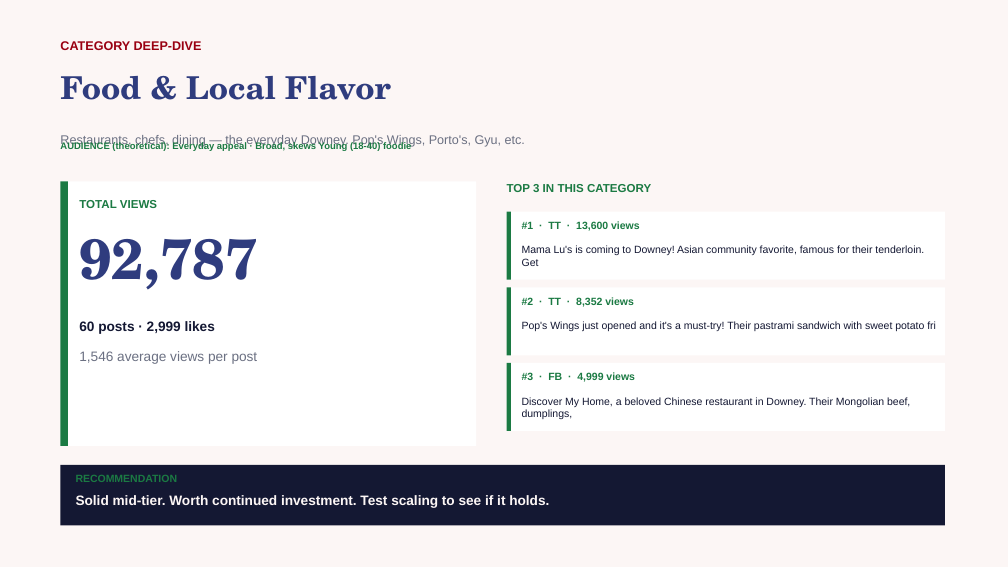
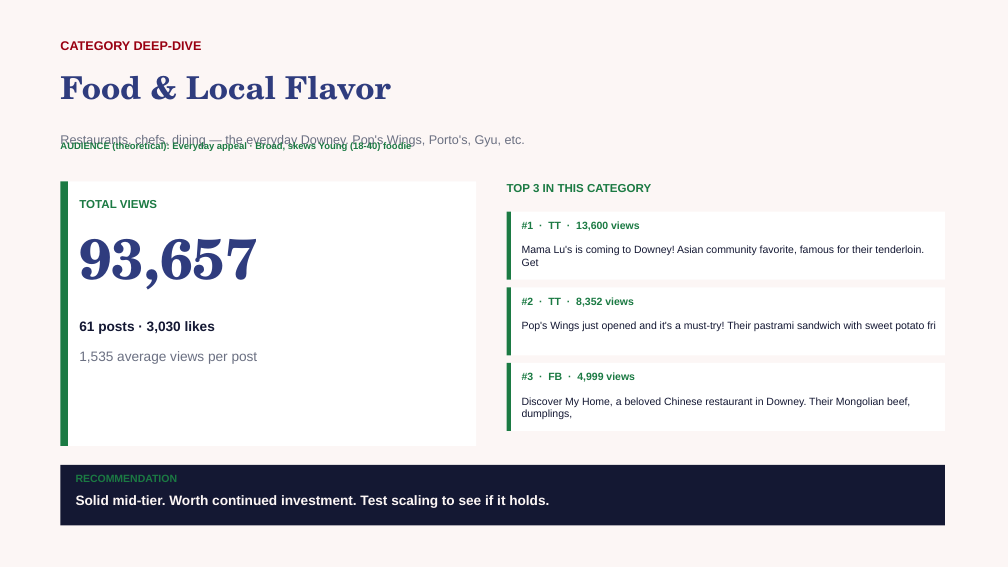
Before and after one commit to zvmmer/talking-downey-kpis, a slide deck: slide 5 of SPONSOR_CONTENT_REPORT.pptx. Drawn at 1008x567 pixels with LibreOffice and Linux fonts; fonts in the diff are those of the drawing. Boxes give left, top, right and bottom in pixels: in the first picture for what was removed or moved away, otherwise in the second. Text is boxed around its words. In the diff, an @@ line names an element or a change of style, - is before the commit and + after.

```diff
--- a/SPONSOR_CONTENT_REPORT.pptx
+++ b/SPONSOR_CONTENT_REPORT.pptx
@@ text at <box>79,239,257,290</box>: text changed @@
-92,787
+93,657
@@ text at <box>79,321,215,334</box>: text changed @@
-60 posts · 2,999 likes
+61 posts · 3,030 likes
@@ text at <box>79,351,258,364</box>: text changed @@
-1,546 average views per post
+1,535 average views per post
```
Also in this commit, not shown: 11 other slides changed, 5 other files.
